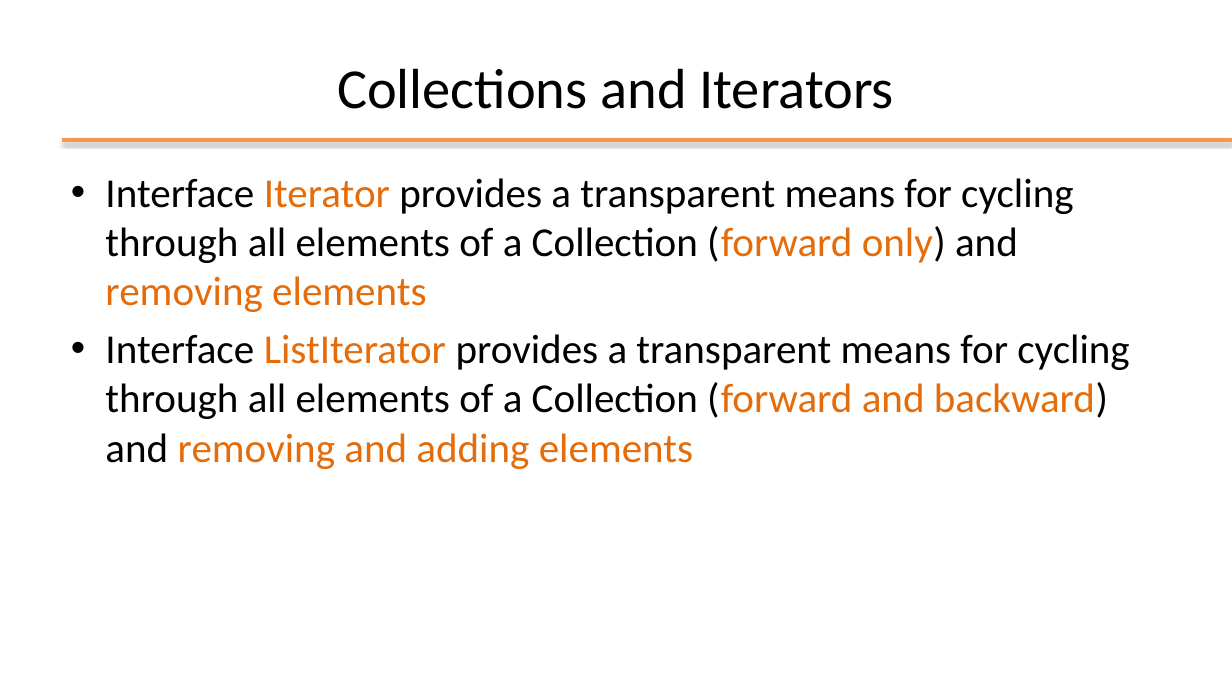
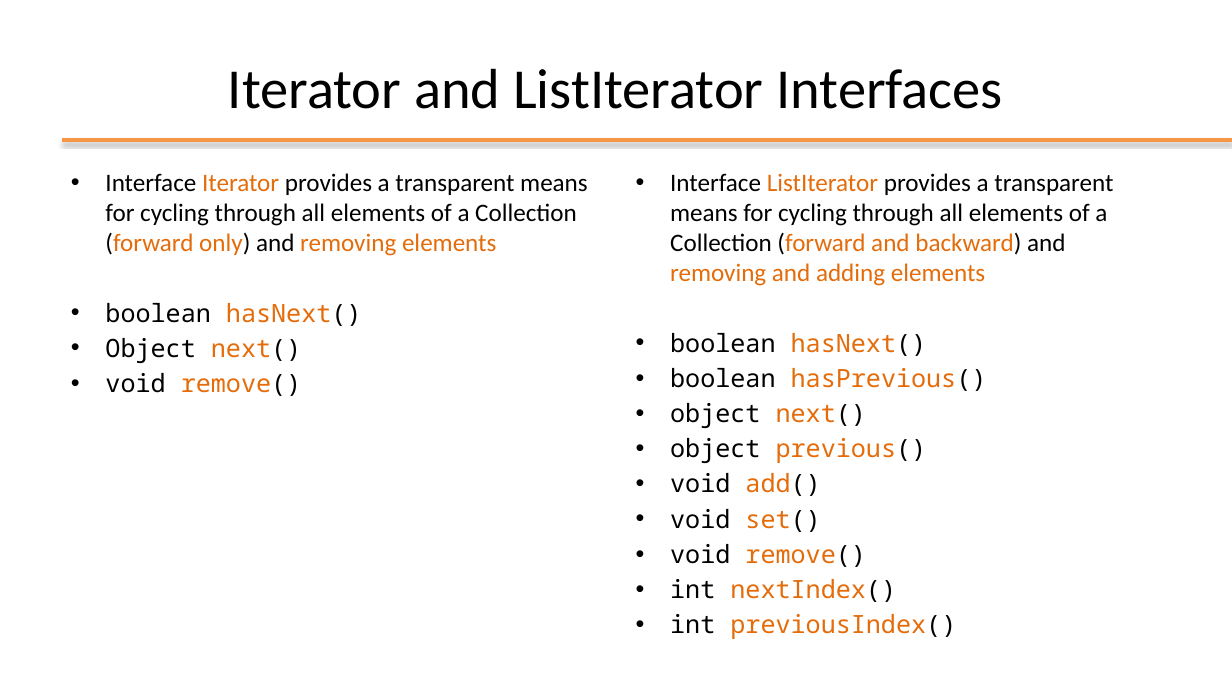
Before and after one commit to plctechnician/ooprogramming, a slide deck: slide 39 of java/slides/ppt/04 - Java Data Structures.pptx (slide 40 before the commit). Drawn at 1232x693 pixels with LibreOffice and Linux fonts; fonts in the diff are those of the drawing; background and template pictures are left out. Boxes give left, top, right and bottom in pixels: in the first picture for what was removed or moved away, otherwise in the second. Text is boxed around its words. In the diff, an @@ line names an element or a change of style, - is before the commit and + after.

```diff
--- a/java/slides/ppt/04 - Java Data Structures.pptx
+++ b/java/slides/ppt/04 - Java Data Structures.pptx
@@ title at (x1=228, y1=68, x2=1003, y2=109): text changed @@
-Collections and Iterators
+Iterator and ListIterator Interfaces
@@ text at (x1=105, y1=173, x2=588, y2=256): size 32 to 19.6 pt in "Interface Iterator provides a transparent means for ..."; less space between paragraphs @@
@@ text added at (x1=670, y1=173, x2=1113, y2=634), 19.6 pt, text #000000 @@
+• Interface ListIterator provides a transparent means for cycling through all elements of a Collection (forward and backward) and removing and adding elements
+• boolean hasNext()
+• boolean hasPrevious()
+• object next()
+• object previous()
+• void add()
+• void set()
+• void remove()
+• int nextIndex()
+• int previousIndex()
@@ text at (x1=105, y1=303, x2=362, y2=396): text changed; size 32 to 19.6 pt; font Calibri to Noto Sans Mono @@
-• Interface ListIterator provides a transparent means for cycling through all elements of a Collection (forward and backward) and removing and adding elements
+• boolean hasNext()
+• Object next()
+• void remove()
```
Also in this commit, not shown: 14 other slides changed, 6 slides removed, 1 other file.
